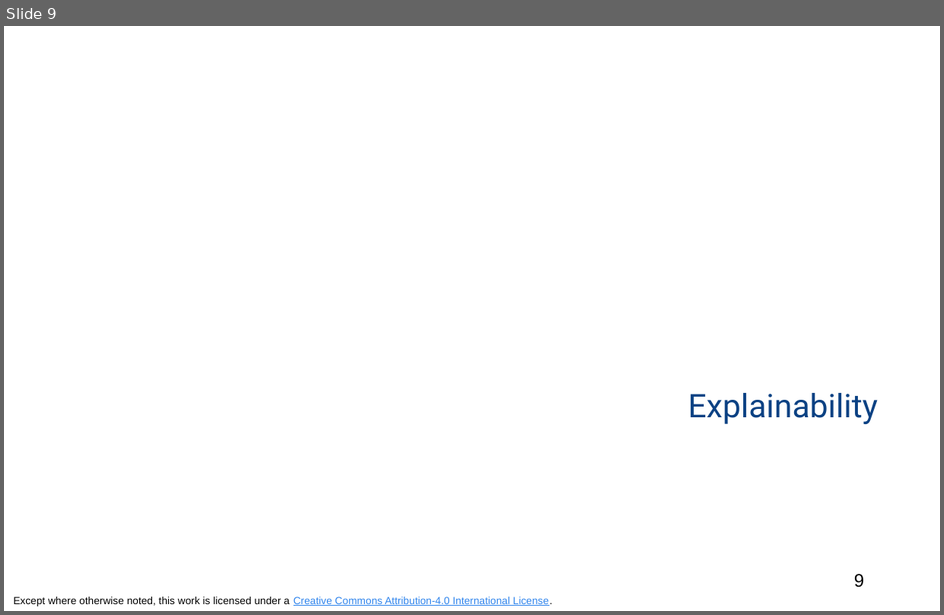
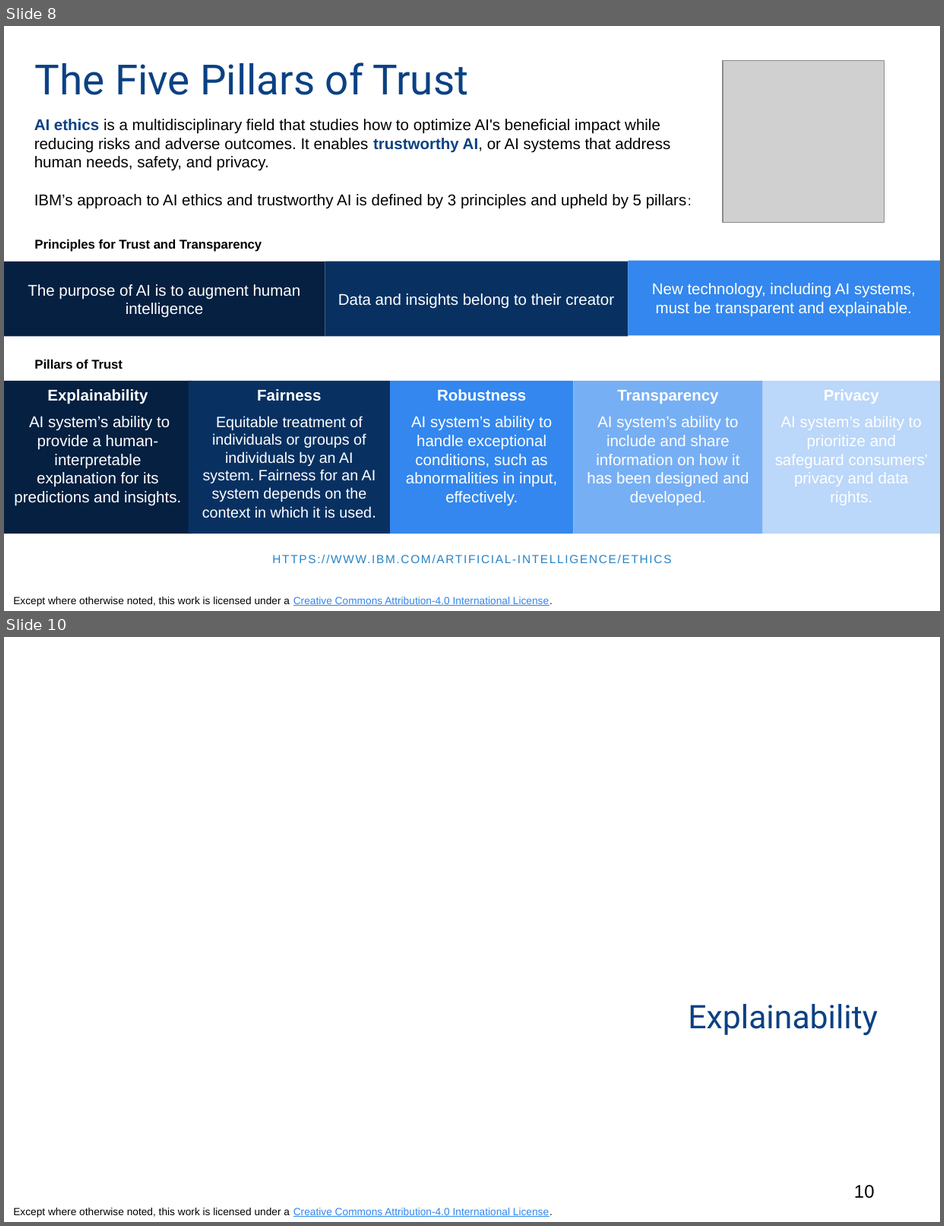
Before and after one commit to odpi/OpenDS4All, a slide deck: opends4all-resources/opends4all-ethics/AI-TRUST-Explainability-Aix360-intermediate.pptx. Shown one above the other, each under a label of ours: slide 9 before the commit, slides 8 and 10 after it; the slides between them are not shown. The pictures are 944x615 and 944x1226 pixels, drawn with LibreOffice and Linux fonts; fonts in the diff are those of the drawing; grey boxes stand for pictures. Boxes give left, top, right and bottom in pixels: in the first picture for what was removed or moved away, otherwise in the second. Text is boxed around its words. In the diff, an @@ line names an element or a change of style, - is before the commit and + after.

Commit message:
Updated Fairness and Explainability slide decks
Updated the AIF360 and AIX360 slide decks with updated 5 pillars of AI Trust

```diff
--- a/opends4all-resources/opends4all-ethics/AI-TRUST-Explainability-Aix360-intermediate.pptx
+++ b/opends4all-resources/opends4all-ethics/AI-TRUST-Explainability-Aix360-intermediate.pptx
@@ slide 8 added at <box>4,26,940,611</box>, background #FFFFFF; not listed: 1 template element that a slide beside it also shows @@
@@ title added at <box>35,62,469,95</box>, 32 pt, text #0B4183 @@
+The Five Pillars of Trust
@@ picture added at <box>723,61,884,221</box> @@
@@ text added at <box>34,119,687,209</box>, 12 pt, text #000000 @@
+AI ethics is a multidisciplinary field that studies how to optimize AI's beneficial impact while reducing risks and adverse outcomes. It enables trustworthy AI, or AI systems that address human needs, safety, and privacy.
+IBM’s approach to AI ethics and trustworthy AI is defined by 3 principles and upheld by 5 pillars:
@@ text added at <box>34,240,262,252</box>, 9.8 pt, text #000000, bold @@
+Principles for Trust and Transparency
@@ rectangle added at <box>4,262,325,337</box>, fill #052042, 12 pt, text #FFFFFF @@
+The purpose of AI is to augment human intelligence
@@ rectangle added at <box>325,261,629,336</box>, fill #083162, 12 pt, text #FFFFFF @@
+Data and insights belong to their creator
@@ rectangle added at <box>629,261,940,336</box>, fill #3387EE, 12 pt, text #FFFFFF @@
+New technology, including AI systems, must be transparent and explainable.
@@ text added at <box>34,360,123,369</box>, 9.8 pt, text #000000, bold @@
+Pillars of Trust
@@ rectangle added at <box>4,381,192,534</box>, fill #052042, 12 pt, text #FFFFFF @@
+Explainability
+AI system’s ability to provide a human-interpretable explanation for its predictions and insights.
@@ rectangle added at <box>189,381,390,534</box>, fill #083162, 11.5 pt, text #FFFFFF @@
+Fairness
+Equitable treatment of individuals or groups of individuals by an AI system. Fairness for an AI system depends on the context in which it is used.
@@ rectangle added at <box>391,381,574,534</box>, fill #3387EE, 12 pt, text #FFFFFF @@
+Robustness
+AI system’s ability to handle exceptional conditions, such as abnormalities in input, effectively.
@@ rectangle added at <box>573,381,762,534</box>, fill #77AFF4, 12 pt, text #FFFFFF @@
+Transparency
+AI system’s ability to include and share information on how it has been designed and developed.
@@ rectangle added at <box>763,381,940,534</box>, fill #BBD7F9, 12 pt, text #FFFFFF @@
+Privacy
+AI system’s ability to prioritize and safeguard consumers’ privacy and data rights.
@@ text added at <box>4,544,940,575</box>, 9 pt, text #2683C6 @@
+HTTPS://WWW.IBM.COM/ARTIFICIAL-INTELLIGENCE/ETHICS
@@ what was slide 9 is now slide 10 @@
@@ page number at <box>854,1185,875,1199</box>: text changed @@
-9
+10
```
Also in this commit, not shown: 6 slides changed, 1 other slide added, 1 slide removed, 1 other file.
